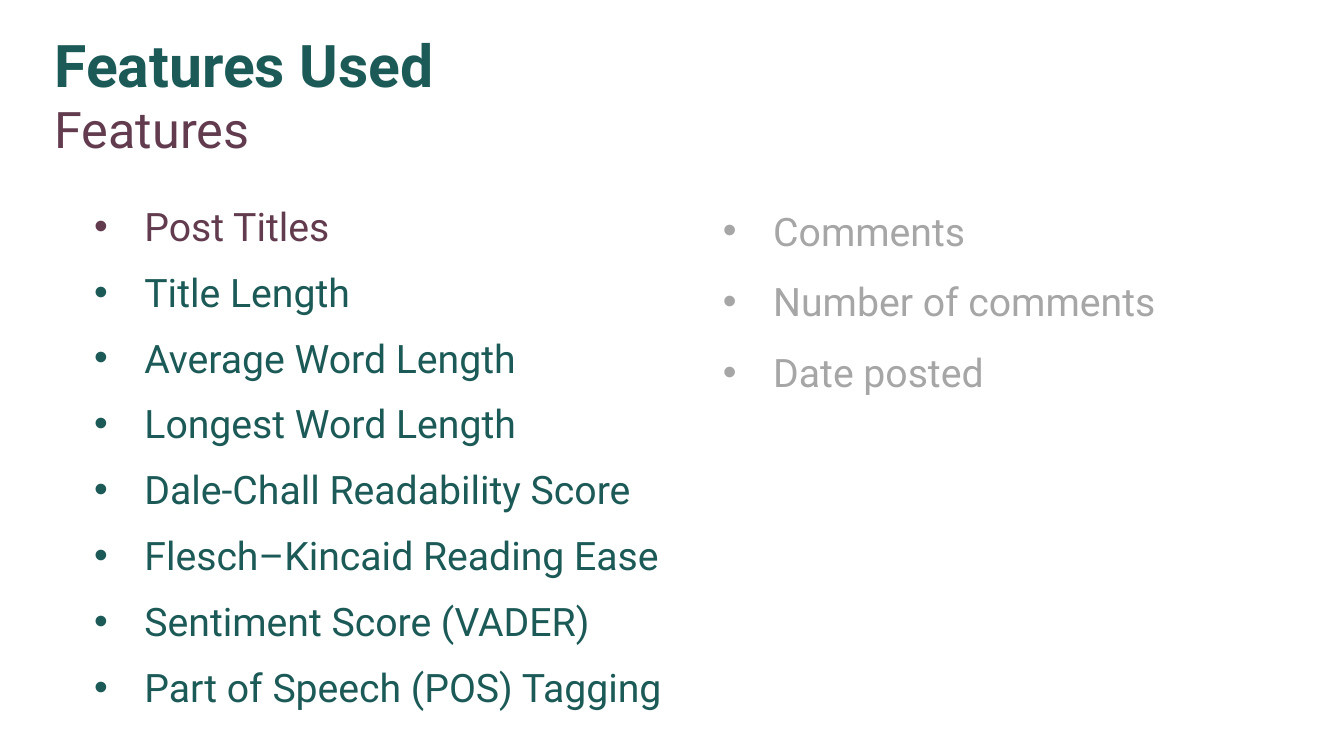
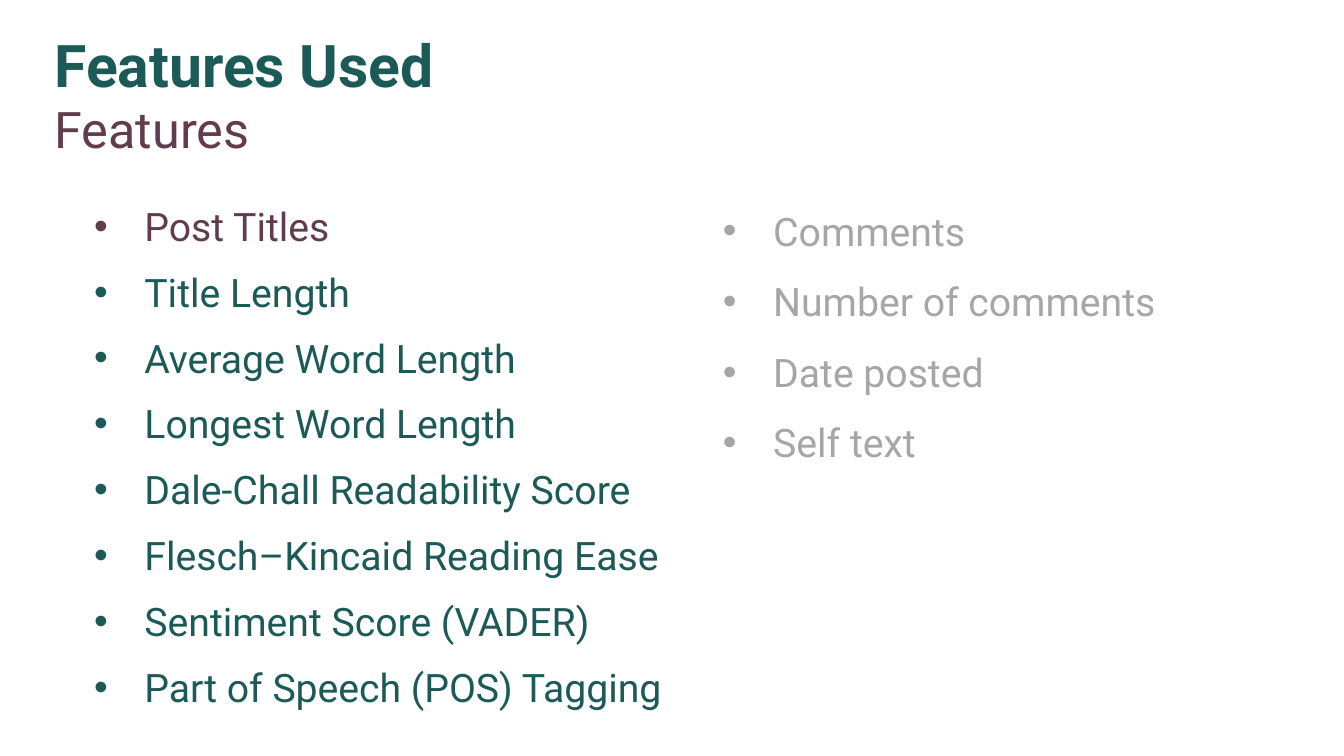
Before and after one commit to weihanfeng/profoundness-classifier, a slide deck: slide 8 of presentation/subreddit_classifier.pptx. Drawn at 1344x756 pixels with LibreOffice and Linux fonts; fonts in the diff are those of the drawing. Boxes give left, top, right and bottom in pixels: in the first picture for what was removed or moved away, otherwise in the second. Text is boxed around its words. In the diff, an @@ line names an element or a change of style, - is before the commit and + after.

```diff
--- a/presentation/subreddit_classifier.pptx
+++ b/presentation/subreddit_classifier.pptx
@@ text at [773, 427, 916, 457]: paragraph added @@
+• Self text
```
Also in this commit, not shown: 9 other slides changed, 1 slide added, 2 other files.
